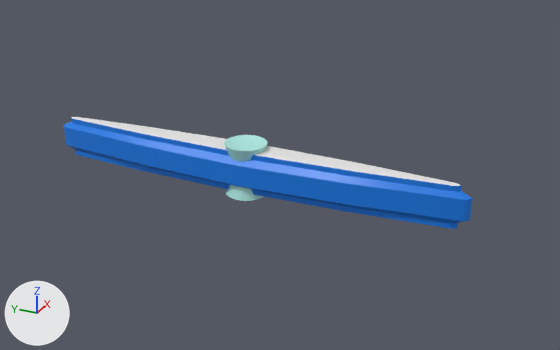
Before and after pictures for a commit that changed the FBX model Boogie_Bound/Content/Meshes/Mixer.fbx.
Before and after are seen from a 50 mm lens placed at (-2.97, -1.51, 1.48), pointed at (0.05, -0.15, -0.03). Every picture has the same lights, and +X, +Y and +Z are marked at lower left. Where no turn or scale is listed for an object, it has been applied to the vertices.

In view in the first picture: 'Mixer ', 'Screw'.
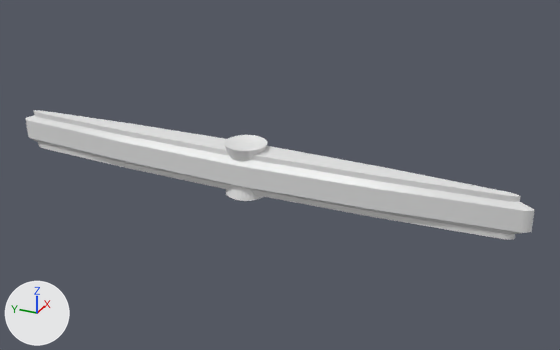
Boxes [x1, y1, x2, y2] around the edits, measured in the pictures (560 x 350 px):
'Mixer ', recoloured, mesh rescaled (blue to white, 25% wider, 16% taller): before [64, 117, 472, 229]; after [26, 110, 535, 240]
'Screw', recoloured (cyan to white): [224, 135, 267, 201] in both

Diff of the bpy script that builds the scene:
```diff
--- a/Boogie_Bound/Content/Meshes/Mixer.fbx.py
+++ b/Boogie_Bound/Content/Meshes/Mixer.fbx.py
@@ mat_mixer_material_1 @@
 mat_mixer_material_1 = principled_material('Mixer Material 1')
-mat_mixer_material_1.base_color = (0.00563, 0.199, 0.8)  # blue #117be7
+mat_mixer_material_1.base_color = (0.8, 0.8, 0.8)  # white #e7e7e7
 mat_mixer_material_1.roughness = 0.4
@@ mat_screw_material_1 @@
 mat_screw_material_1 = principled_material('Screw Material 1')
-mat_screw_material_1.base_color = (0.42, 0.8, 0.747)  # cyan #ade7e0
+mat_screw_material_1.base_color = (0.8, 0.8, 0.8)  # white #e7e7e7
@@ me_cube_001 @@
 me_cube_001.from_pydata(...)  # 216 vertices, 204 faces; spans x -0.1..0.1, y -1.05..1.05, z -0.1..0.1
 # used by ob_mixer; location = (0.0, 0.0, 0.0)
+# me_cube_001 part 1: the whole mesh is scaled about its middle by (1, 1.24, 1)
 me_cube_001.materials.append(mat_mixer_material_1)
```
